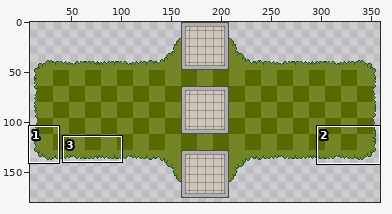
Two versions of one sprite sheet, assets/maps/Battlefield.png. The picture above shows the old version from afar; the outline marks the close-up.
Close-up. Before the commit:
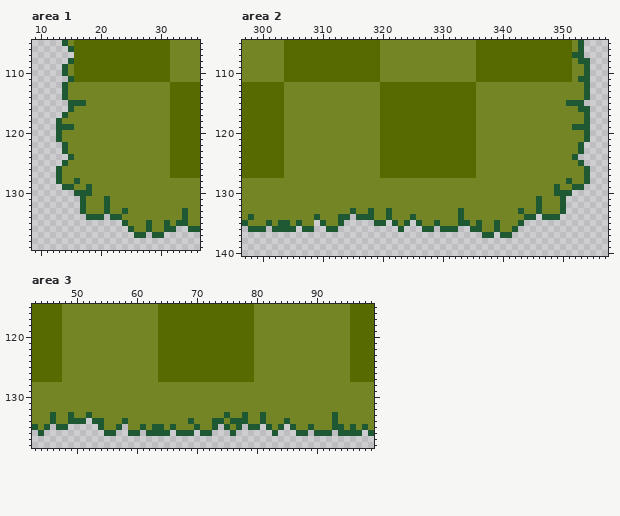
The file is 368x192 pixels. Shown: area 1: x 9..36, y 105..139; area 2: x 297..357, y 105..140; area 3: x 43..99, y 115..138. The wide view leaves out empty margins. The commit also changed other parts of the picture, which this record leaves out.
And afterwards:
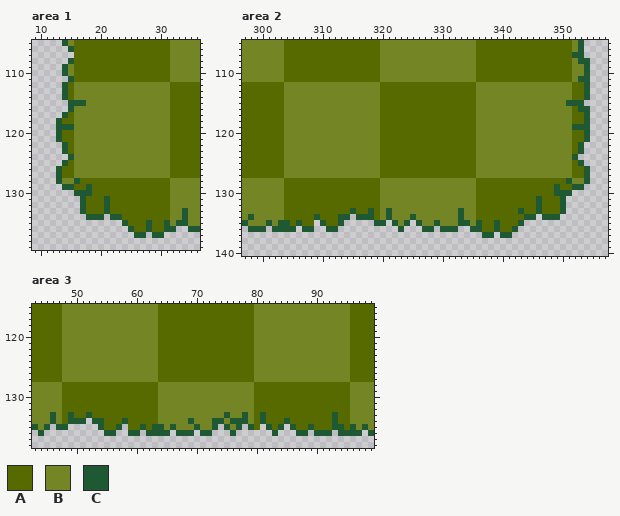
Palette (. is transparent): A #566a00  B #738525  C #1e5934
Change:
Area 1:
y 112..114: x 15 B -> A
y 117: x 15 B -> A
y 118: x 14..15 BB -> AA
y 120..121: x 14..15 BB -> AA
y 122..123: x 15 B -> A
y 125: x 15 B -> A
y 126..127: x 14..15 BB -> AA
y 128: x 17..31 BBBBBBBBBBBBBBB -> AAAAAAAAAAAAAAA
y 129: x 16..17 BB -> AA; x 19..31 BBBBBBBBBBBBB -> AAAAAAAAAAAAA
y 130: x 19..31 BBBBBBBBBBBBB -> AAAAAAAAAAAAA
y 131..132: x 18..20 BBB -> AAA; x 22..31 BBBBBBBBBB -> AAAAAAAAAA
y 133: x 18..20 BBB -> AAA; x 22..31 BBCBBBBBBB -> AAAAAAAAAA
y 134: x 24..31 BBBBBBBB -> AAAAAAAA
y 135: x 25..27 BBB -> AAA; x 29..30 BB -> AA
y 136: x 26..27 BB -> AA; x 29..30 BB -> AA
Area 2:
y 112..114: x 352..353 BB -> AA
y 116: x 352 B -> A
y 117..118: x 352..353 BB -> AA
y 120..121: x 352..353 BB -> AA
y 122..123: x 352 B -> A
y 125: x 352 B -> A
y 126..127: x 352..353 BB -> AA
y 128: x 304..319 BBBBBBBBBBBBBBBB -> AAAAAAAAAAAAAAAA; x 336..350 BBBBBBBBBBBBBBB -> AAAAAAAAAAAAAAA
y 129: x 304..319 BBBBBBBBBBBBBBBB -> AAAAAAAAAAAAAAAA; x 336..348 BBBBBBBBBBBBB -> AAAAAAAAAAAAA; x 350..351 BB -> AA
y 130: x 304..319 BBBBBBBBBBBBBBBB -> AAAAAAAAAAAAAAAA; x 336..348 BBBBBBBBBBBBB -> AAAAAAAAAAAAA
y 131..132: x 304..319 BBBBBBBBBBBBBBBB -> AAAAAAAAAAAAAAAA; x 336..345 BBBBBBBBBB -> AAAAAAAAAA; x 347..349 BBB -> AAA
y 133: x 304..314 BBBBBBBBBBB -> AAAAAAAAAAA; x 316..317 BB -> AA; x 319 B -> A; x 336..342 BBBBBBB -> AAAAAAA; x 344..345 BB -> AA; x 347..349 BBB -> AAA
y 134: x 304..308 BBBBB -> AAAAA; x 310..312 BBB -> AAA; x 319 B -> A; x 336..343 BBBBBBBB -> AAAAAAAA
y 135: x 305 B -> A; x 307..308 BB -> AA; x 311..312 BB -> AA; x 337..338 BB -> AA; x 340..342 BBB -> AAA
y 136: x 337..338 BB -> AA; x 340..341 BB -> AA
Area 3:
y 128..132: x 48..63 BBBBBBBBBBBBBBBB -> AAAAAAAAAAAAAAAA; x 80..95 BBBBBBBBBBBBBBBB -> AAAAAAAAAAAAAAAA
y 133: x 48 B -> A; x 50..51 BB -> AA; x 53..63 BBBBBBBBBBB -> AAAAAAAAAAA; x 80 B -> A; x 82..92 BBBBBBBBBBB -> AAAAAAAAAAA; x 94..95 BB -> AA
y 134: x 48 B -> A; x 55..57 BBB -> AAA; x 59..63 BBBBB -> AAAAA; x 80 B -> A; x 82..84 BBB -> AAA; x 86..92 BBBBBBB -> AAAAAAA; x 94..95 BB -> AA
y 135: x 55..56 BB -> AA; x 59..60 BB -> AA; x 62 B -> A; x 80 C -> A; x 83 B -> A; x 87..88 BB -> AA; x 90..92 BBB -> AAA; x 95 B -> A
Changed places in both close-ups, as pixel boxes (x1, y1, x2, y2):
changed: (62, 82, 170, 232)
changed: (476, 82, 584, 232)
changed: (284, 178, 380, 226)
changed: (62, 382, 158, 430)
changed: (254, 382, 350, 430)
